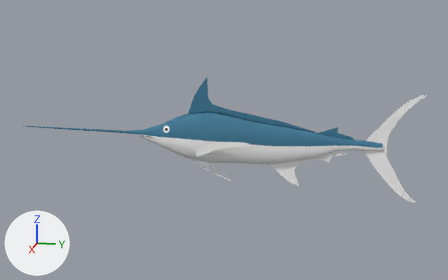
Renders of the Blender file MagicVR/Assets/Blends/SwordFish.blend from each side of a commit.
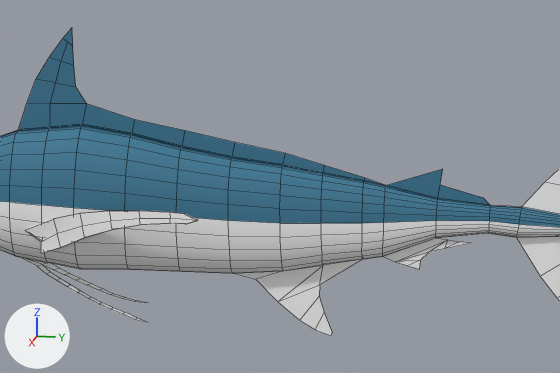
Each version is shown whole from a camera (50 mm lens) standing at (4.34, -0.01, 1.08) and looking at (-0.01, -0.88, -0.01), then close up on the part from 41% to 85% of the width and 24% to 71% of the height. The axes (+X, +Y, +Z) are drawn at lower left. The lights are the same throughout. The close-ups show mesh edges as thin lines.

Objects in the first close-up: 'SwordfishSimple8Mesh'.
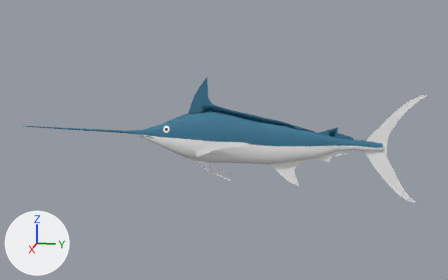
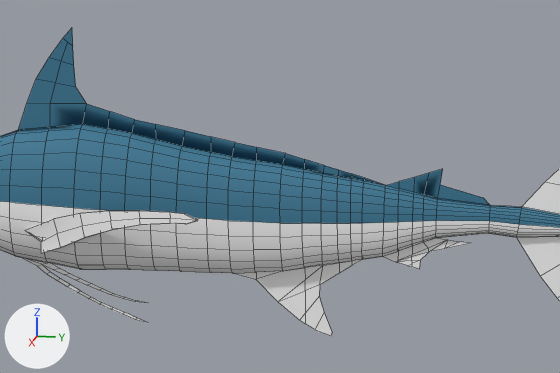
The change, as a diff of the scene's bpy script:
```diff
--- a/MagicVR/Assets/Blends/SwordFish.blend.py
+++ b/MagicVR/Assets/Blends/SwordFish.blend.py
@@ me_swordfishsimple8mesh @@
 # used by ob_swordfishsimple8mesh; location = (0.0, 0.0, 0.0)
-me_swordfishsimple8mesh.from_pydata(...)  # 740 vertices, 697 faces; spans x -0.17..0.17, y -2.5..0.52, z -0.39..0.45
+me_swordfishsimple8mesh.from_pydata(...)  # 1009 vertices, 966 faces; spans x -0.17..0.17, y -2.5..0.52, z -0.39..0.45
+# me_swordfishsimple8mesh part 1: 269 vertices added at x -0.1..0.1, y -0.91..-0.09, z -0.3..0.24
 me_swordfishsimple8mesh.materials.append(mat_fish)
```

Changed parts and their boxes [x1, y1, x2, y2] in the close-ups (560 x 373 px):
part 1 of me_swordfishsimple8mesh, added: after [74, 104, 447, 330]
